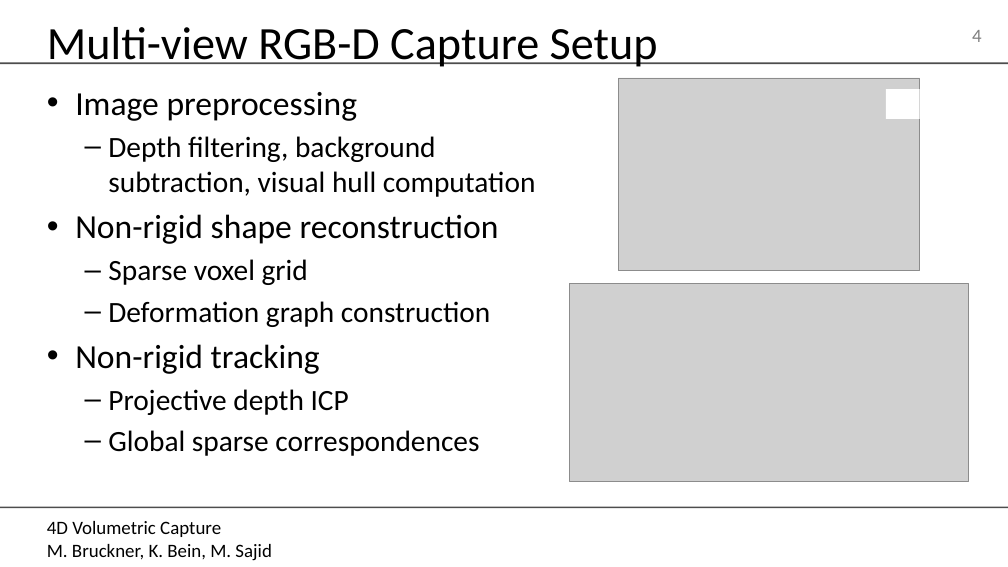
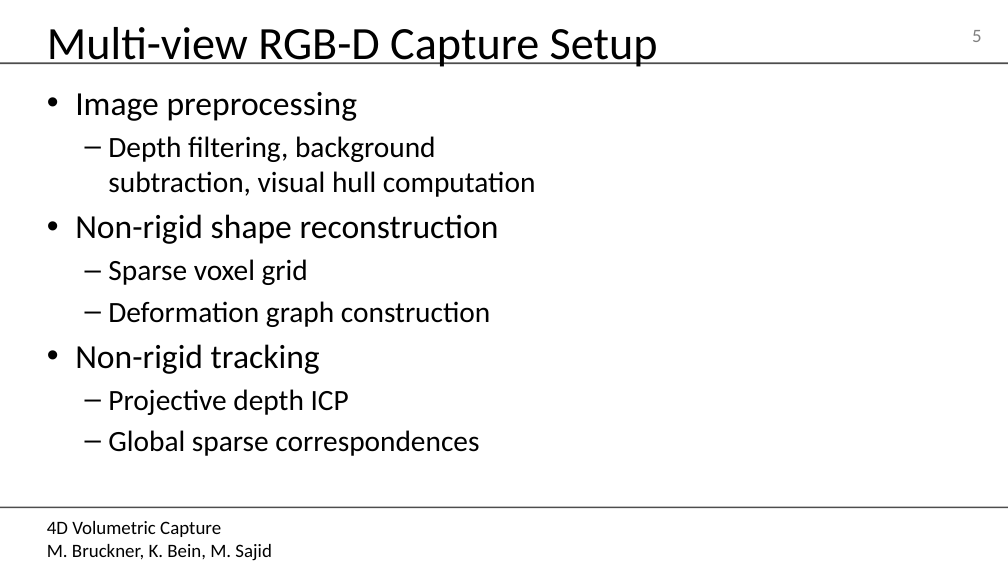
Before and after one commit to MarcelBruckner-TUMProjects/Volumetric-Fusion, a slide deck: slide 5 of Presentations/24.10.2019.pptx (slide 4 before the commit). Drawn at 1008x567 pixels with LibreOffice and Linux fonts; fonts in the diff are those of the drawing; grey boxes stand for pictures; background and template pictures are left out. Boxes give left, top, right and bottom in pixels: in the first picture for what was removed or moved away, otherwise in the second. Text is boxed around its words. In the diff, an @@ line names an element or a change of style, - is before the commit and + after.

```diff
--- a/Presentations/24.10.2019.pptx
+++ b/Presentations/24.10.2019.pptx
@@ page number at box(972, 30, 982, 42): text changed @@
-4
+5
@@ picture removed at box(619, 78, 920, 271) @@
@@ rectangle removed at box(886, 89, 920, 119) @@
@@ picture removed at box(569, 284, 969, 482) @@
```
Also in this commit, not shown: 1 other slide changed, 3 slides added, 8 slides removed.
